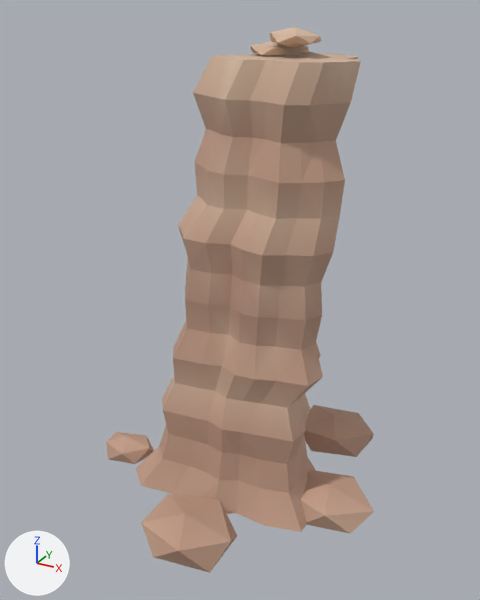
A saved change to the glTF model game/assets/nature/biome/rock_spire_a.glb.
The view is the same before and after, from a camera (50 mm lens) standing at (3.72, -6.65, 5.98) and looking at (0.09, -0.04, 2.68). The lights are fixed; the arrows at lower left show +X, +Y and +Z. The picture after the commit comes second. Vertices at exactly the same position are counted once.

The first picture shows 'rock_spire_a'.
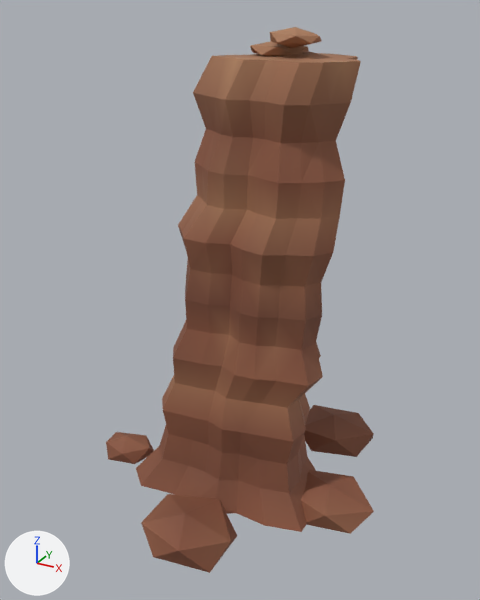
Scene script edits in JSON lines:
```json
{"block": "me_rock_spire_a", "where": "me_rock_spire_a.from_pydata(...)  # 427 vertices, 818 faces; spans x -2.0..2.03, y -1.97..1.81, z -0.07..5.8"}
{"block": "me_rock_spire_a", "where": "# used by ob_rock_spire_a; location = (-0.02, 0.08, 0.0)"}
{"block": "me_rock_spire_a", "change": "me_rock_spire_a part 1: 818 faces centred in x -1.94..1.93, y -1.9..1.75, z -0.04..5.77 are repainted in the vertex colours; the middle colour goes from beige #c39d87 to brown #8b563e"}
```

What differs and where, as boxes (x1, y1, x2, y2) in the pictures (480 x 600 px):
```json
{"part": 1, "of": "me_rock_spire_a", "change": "recoloured", "before": [106, 27, 374, 573], "after": [106, 27, 374, 573], "on screen": "beige to brown"}
```
